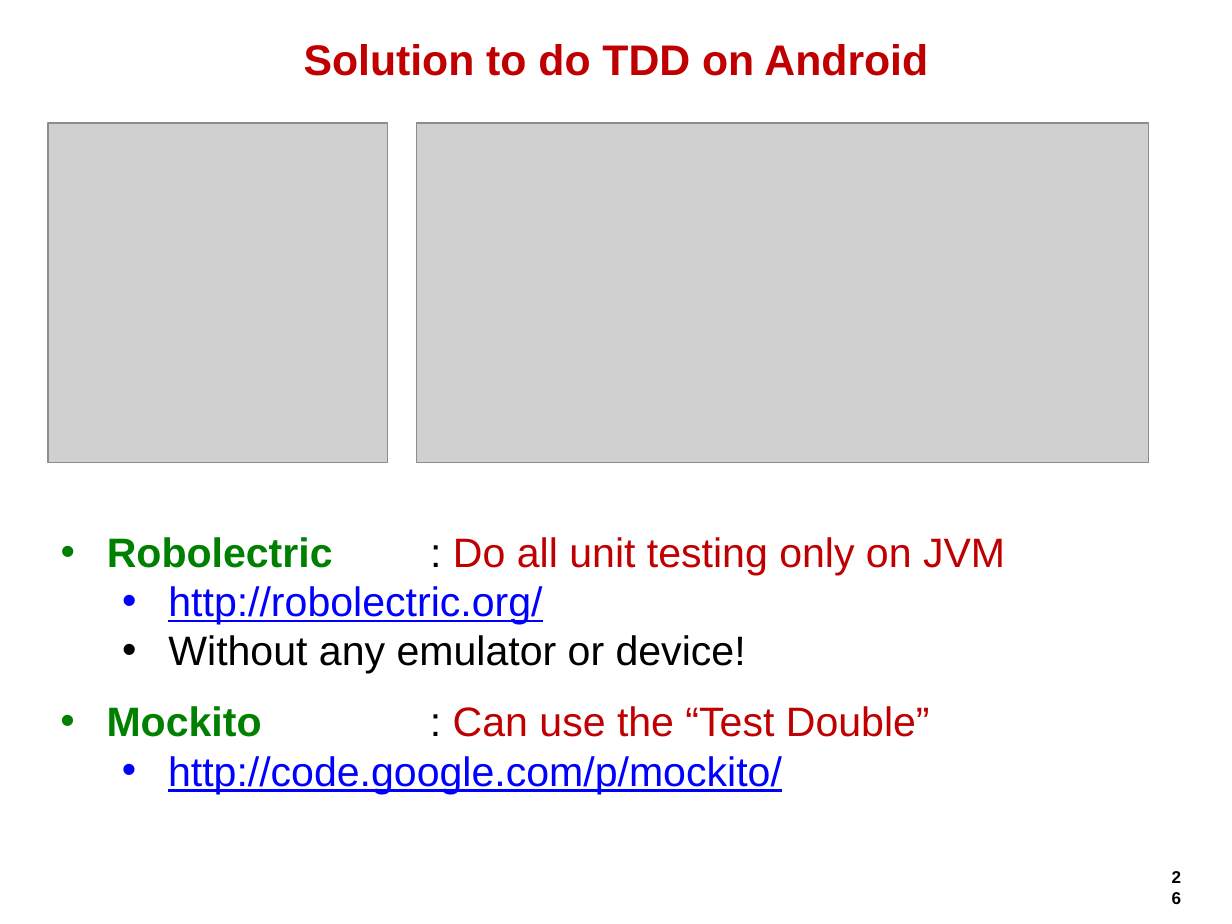
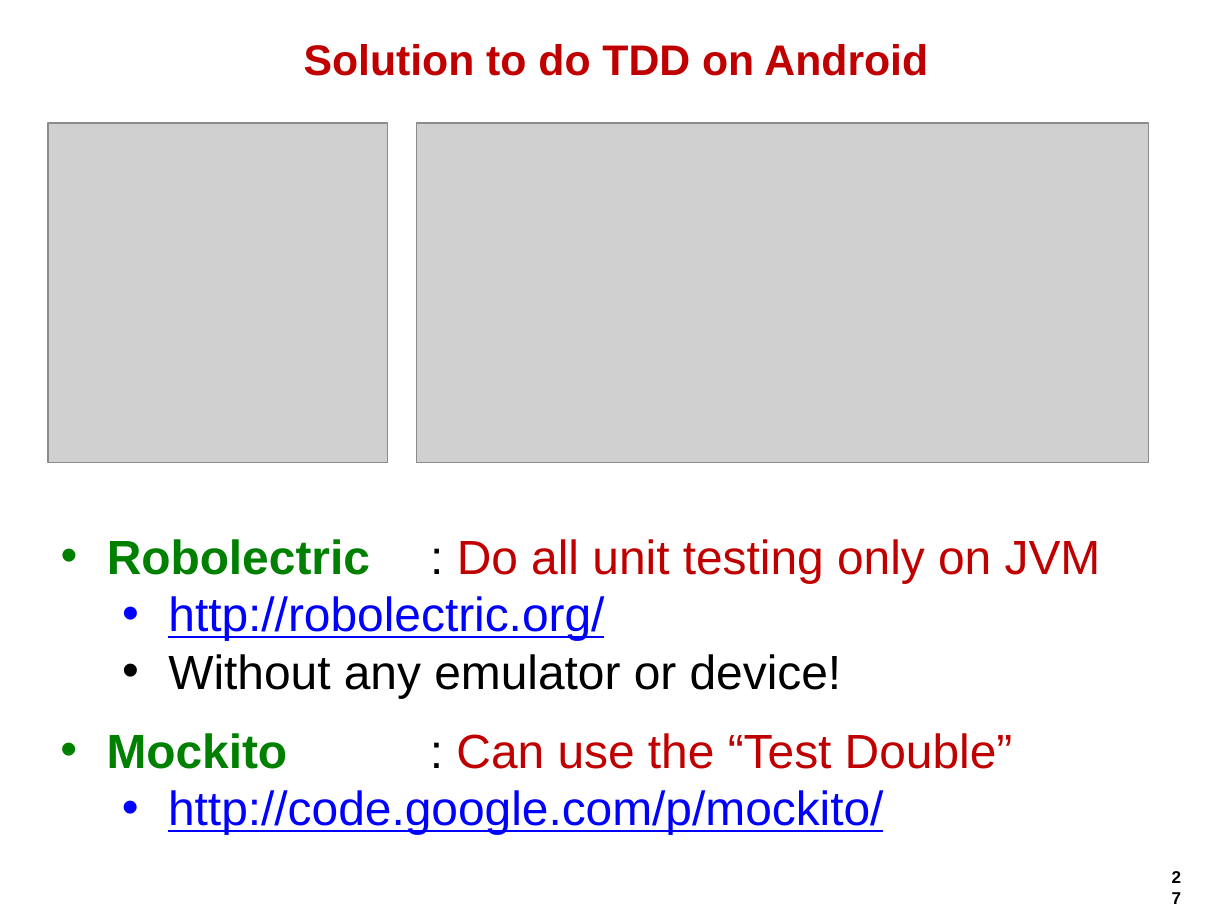
Before and after one commit to hageyahhoo/agile2014, a slide deck: slide 27 of presentations/TechnologyDrivenDevelopment.pptx (slide 26 before the commit). Drawn at 1232x924 pixels with LibreOffice and Linux fonts; fonts in the diff are those of the drawing; grey boxes stand for pictures; background and template pictures are left out. Boxes give left, top, right and bottom in pixels: in the first picture for what was removed or moved away, otherwise in the second. Text is boxed around its words. In the diff, an @@ line names an element or a change of style, - is before the commit and + after.

```diff
--- a/presentations/TechnologyDrivenDevelopment.pptx
+++ b/presentations/TechnologyDrivenDevelopment.pptx
@@ text "Robolectric : Do all unit ..." at [107, 539, 1101, 698]: size 24 to 28 pt @@
@@ text "Mockito : Can use the ..." at [107, 733, 1013, 834]: size 24 to 28 pt @@
@@ text "Mockito : Can use the ...": place and size @@
-text "Mockito : Can use the ..." at [107, 706, 930, 794]
+text "Mockito : Can use the ..." at [107, 733, 1013, 834]
@@ page number at [1159, 861, 1194, 894]: text changed @@
-26
+27
```
Also in this commit, not shown: 12 other slides changed, 1 slide added.
